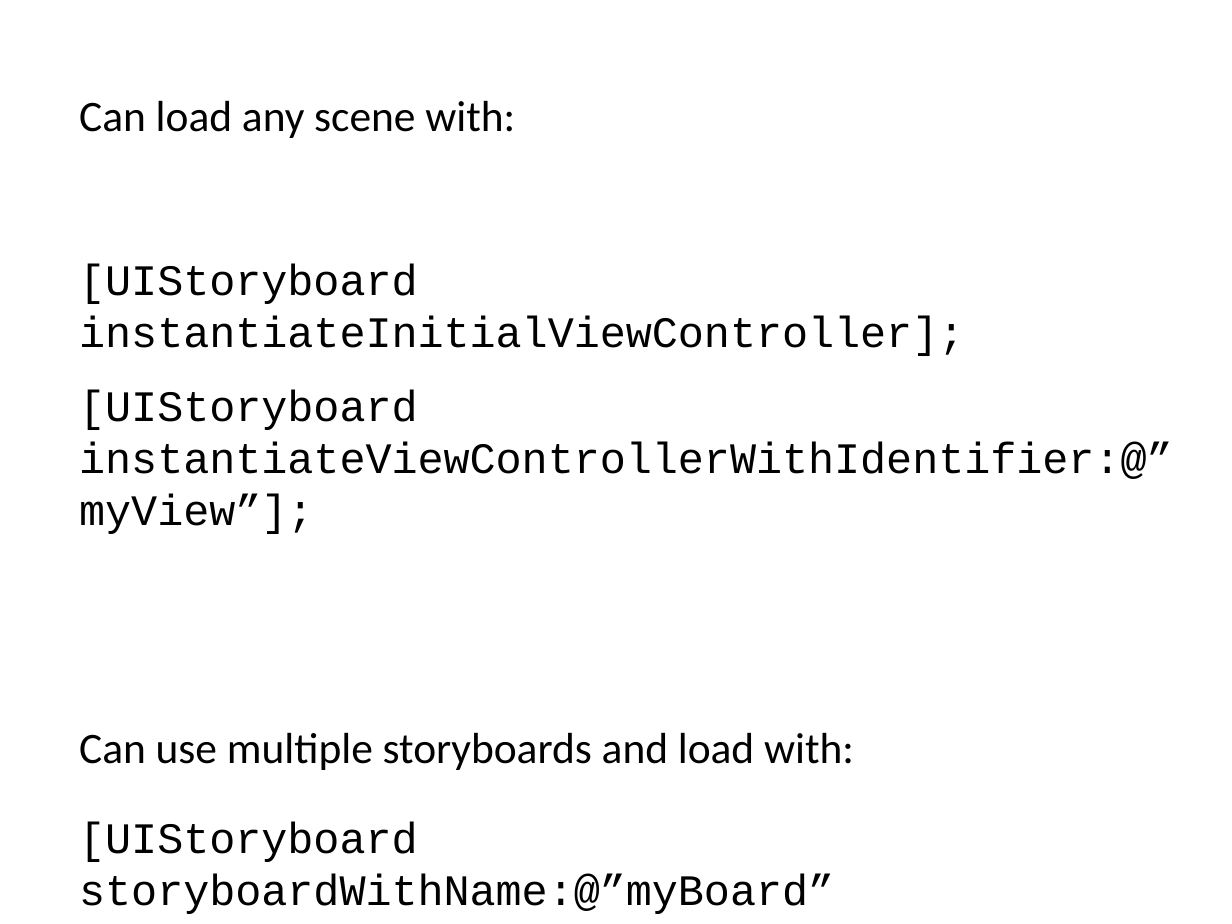
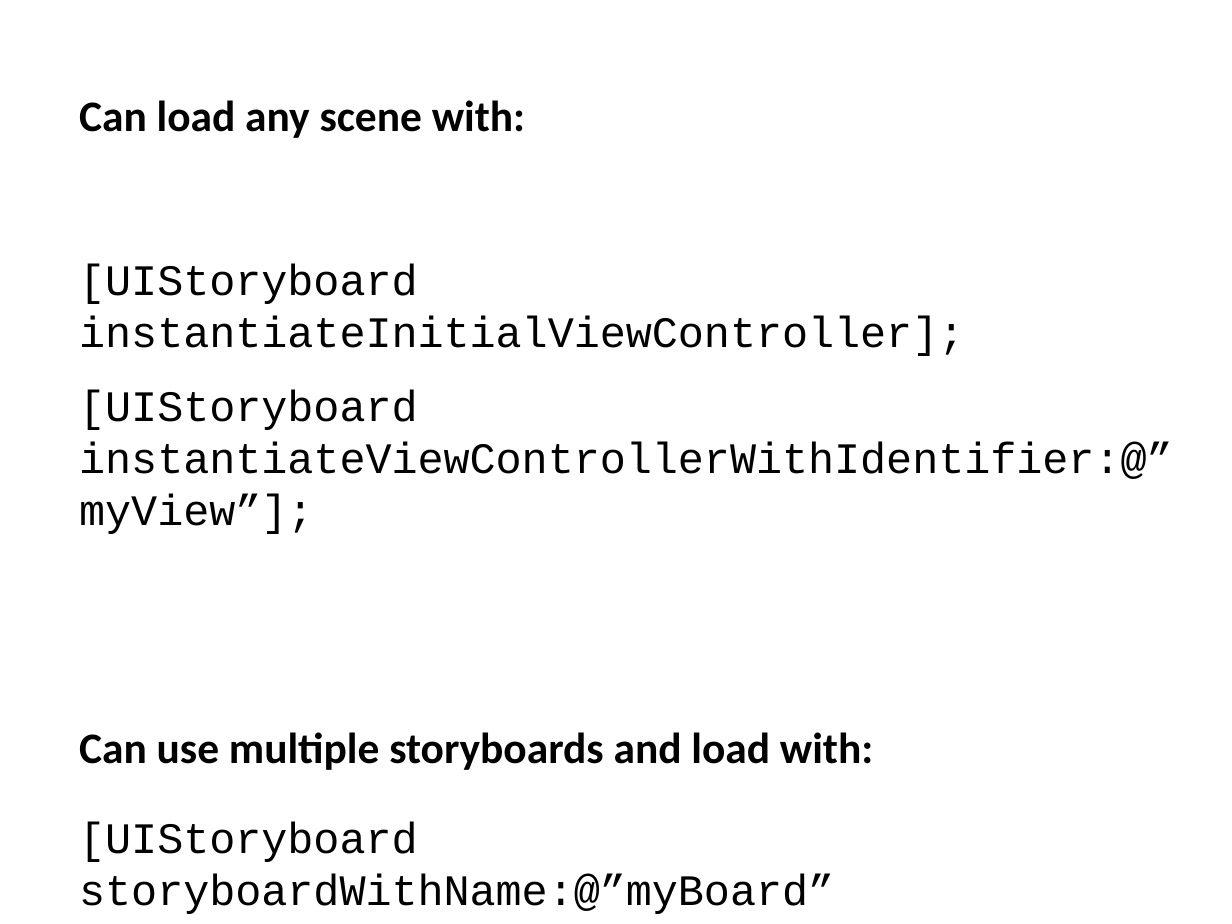
Before and after one commit to NiteshMeshram/SRStoryboardDemo, a slide deck: slide 17 of PPT/SotryBoardByNiteshVersion1.0.odp. Drawn at 1232x924 pixels with LibreOffice and Linux fonts; fonts in the diff are those of the drawing; background and template pictures are left out. Boxes give left, top, right and bottom in pixels: in the first picture for what was removed or moved away, otherwise in the second. Text is boxed around its words. In the diff, an @@ line names an element or a change of style, - is before the commit and + after.

```diff
--- a/PPT/SotryBoardByNiteshVersion1.0.odp
+++ b/PPT/SotryBoardByNiteshVersion1.0.odp
@@ text at <box>79,100,873,770</box>: bold on in "Can load any scene with:", "Can use multiple storyboards and load with:" @@
```
Also in this commit, not shown: 11 other slides changed, 1 other file.
